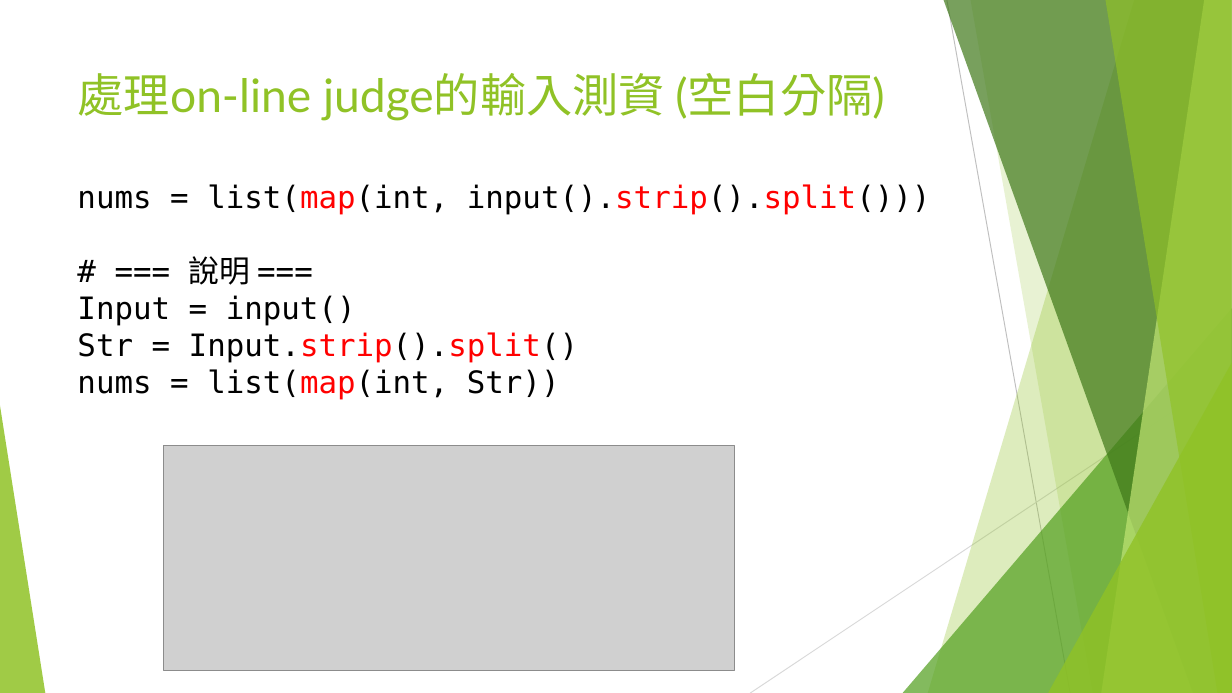
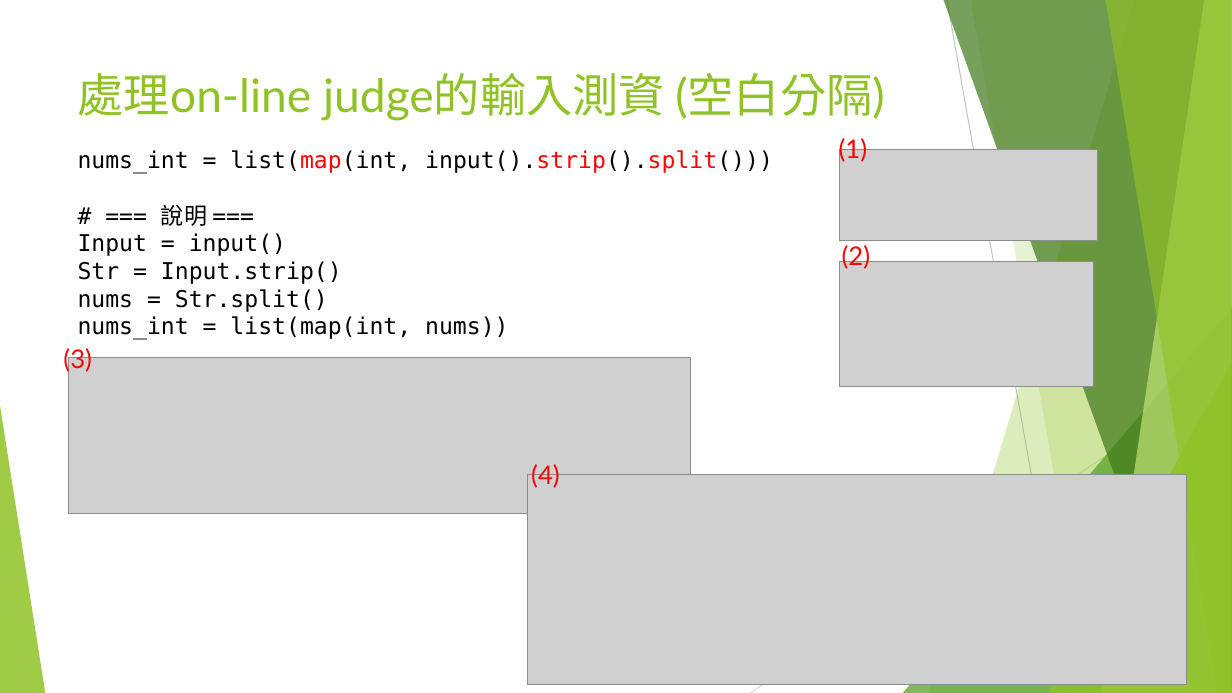
Before and after one commit to d823944/Python4Us, a slide deck: slide 16 of Slides/Python Basics_20190630.pptx. Drawn at 1232x693 pixels with LibreOffice and Linux fonts; fonts in the diff are those of the drawing; grey boxes stand for pictures. Boxes give left, top, right and bottom in pixels: in the first picture for what was removed or moved away, otherwise in the second. Text is boxed around its words. In the diff, an @@ line names an element or a change of style, - is before the commit and + after.

```diff
--- a/Slides/Python Basics_20190630.pptx
+++ b/Slides/Python Basics_20190630.pptx
@@ text "nums_int = list(map(int, input().strip().split()))": place and size @@
-text "nums_int = list(map(int, input().strip().split()))" at box(77, 184, 931, 400)
+text "nums_int = list(map(int, input().strip().split()))" at box(78, 150, 773, 340)
@@ text at box(78, 150, 773, 174): text changed; size 24 to 18 pt @@
-nums = list(map(int, input().strip().split()))
+nums_int = list(map(int, input().strip().split()))
@@ text at box(78, 204, 286, 256): size 24 to 18 pt in "# === 說明 ===", "Input = input()" @@
@@ text at box(78, 261, 508, 340): text changed; size 24 to 18 pt @@
-Str = Input.strip().split()
-nums = list(map(int, Str))
+Str = Input.strip()
+nums = Str.split()
+nums_int = list(map(int, nums))
@@ picture removed at box(164, 445, 735, 670) @@
@@ group added at box(63, 136, 1186, 685): 4 pictures, 4 texts @@
+(1)
+(2)
+(3)
+(4)
```
Also in this commit, not shown: 8 other slides changed, 1 slide added.
